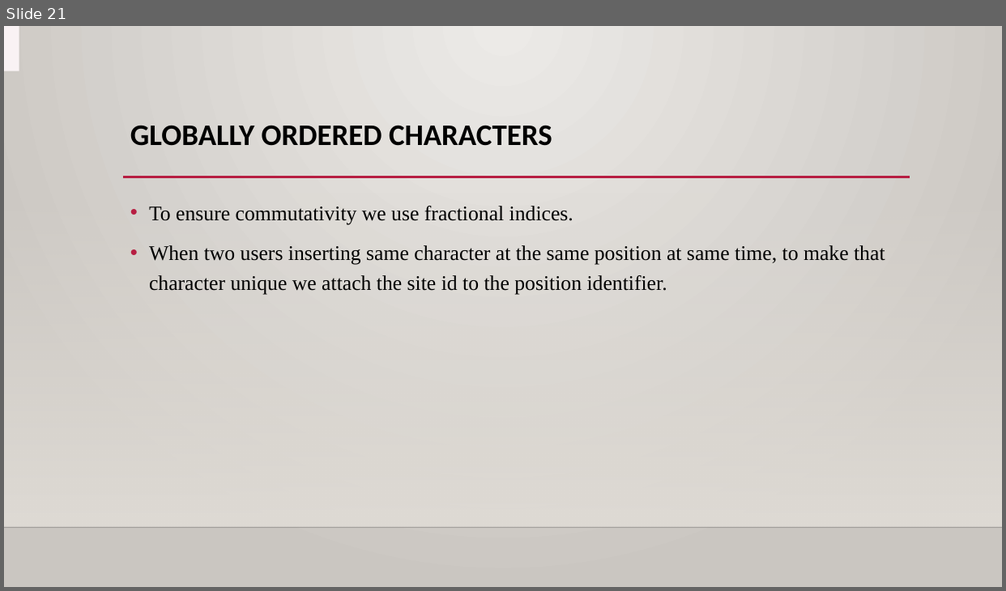
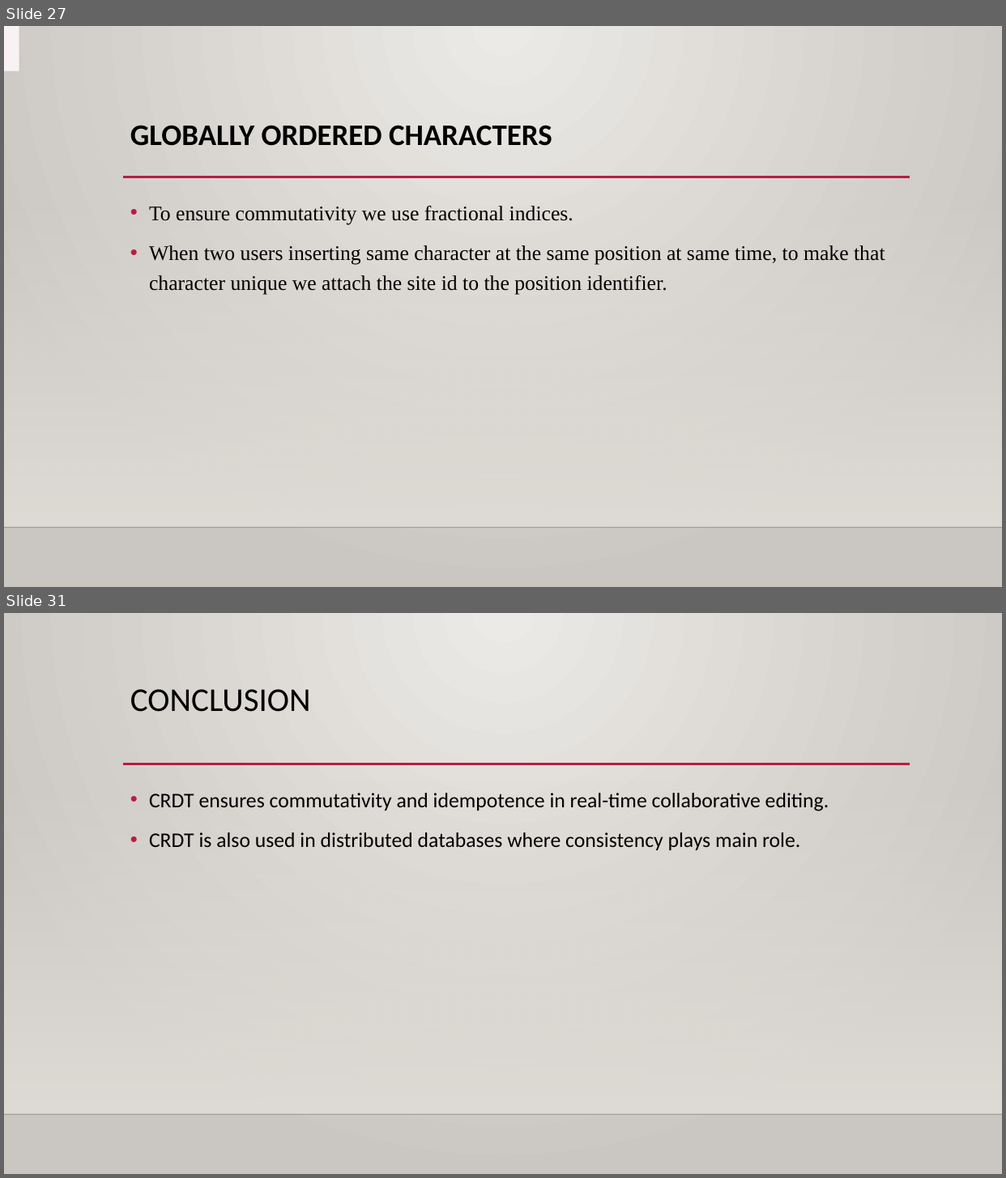
Before and after one commit to azhagumathi/task, a slide deck: crdt.pptx. Shown one above the other, each under a label of ours: slide 21 before the commit, slides 27 and 31 after it; the slides between them are not shown. The pictures are 1006x591 and 1006x1178 pixels, drawn with LibreOffice and Linux fonts; fonts in the diff are those of the drawing; background and template pictures are left out. Boxes give left, top, right and bottom in pixels: in the first picture for what was removed or moved away, otherwise in the second. Text is boxed around its words. In the diff, an @@ line names an element or a change of style, - is before the commit and + after.

```diff
--- a/crdt.pptx
+++ b/crdt.pptx
@@ slide 31 added at [4,613,1002,1174], background gradient #ECEAE7 to #CAC7C1; not listed: 3 template elements that a slide beside it also shows @@
@@ title added at [130,689,311,712], 32 pt, text #000000 @@
+CONCLUSION
@@ text added at [149,793,829,850], 20 pt, text #000000 @@
+• CRDT ensures commutativity and idempotence in real-time collaborative editing.
+• CRDT is also used in distributed databases where consistency plays main role.
@@ what was slide 21 is now slide 27 @@
```
Also in this commit, not shown: 8 slides changed, 8 other slides added, 3 slides removed.
